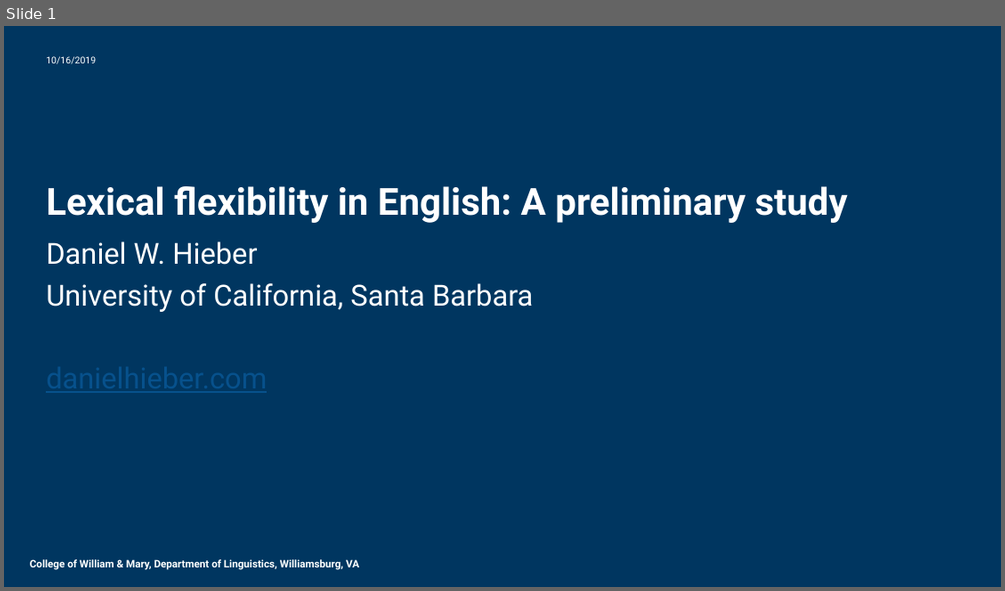
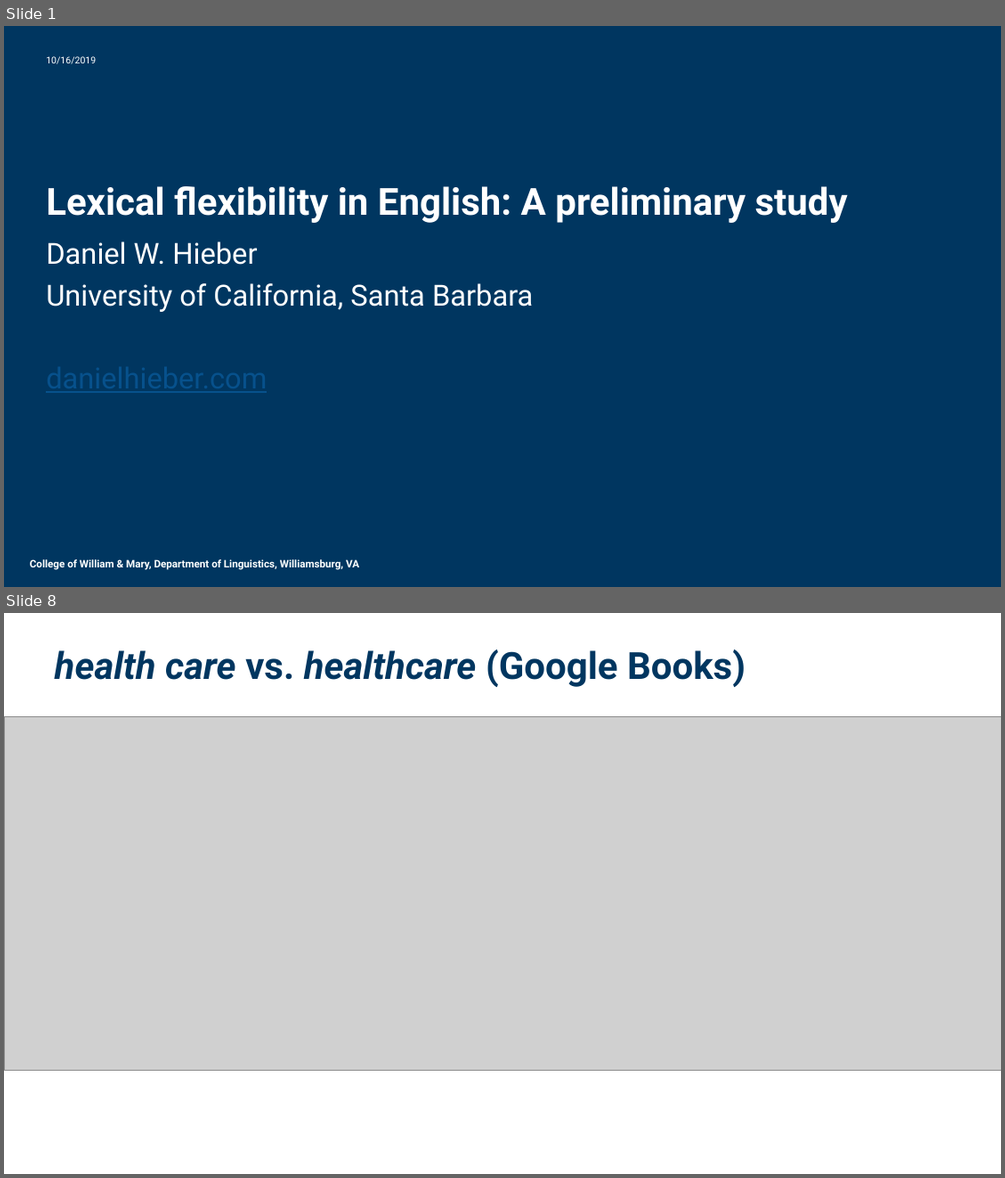
Before and after one commit to dwhieb/dissertation, a slide deck: presentations/Hieber. 2019. Lexical flexibility in English.pptx. Shown one above the other, each under a label of ours: slide 1 before the commit, slides 1 and 8 after it; the slides between them are not shown. The pictures are 1005x591 and 1005x1178 pixels, drawn with LibreOffice and Linux fonts; fonts in the diff are those of the drawing; grey boxes stand for pictures; background and template pictures are left out. Boxes give left, top, right and bottom in pixels: in the first picture for what was removed or moved away, otherwise in the second. Text is boxed around its words. In the diff, an @@ line names an element or a change of style, - is before the commit and + after.

```diff
--- a/presentations/Hieber. 2019. Lexical flexibility in English.pptx
+++ b/presentations/Hieber. 2019. Lexical flexibility in English.pptx
@@ slide 8 added at [4, 613, 1001, 1174], background #FFFFFF @@
@@ title added at [55, 649, 745, 687], 36 pt, text #003660, bold, italic @@
+health care vs. healthcare (Google Books)
@@ picture added at [4, 716, 1001, 1070] @@
```
Also in this commit, not shown: 51 other slides added, 1 slide removed, 1 other file.
